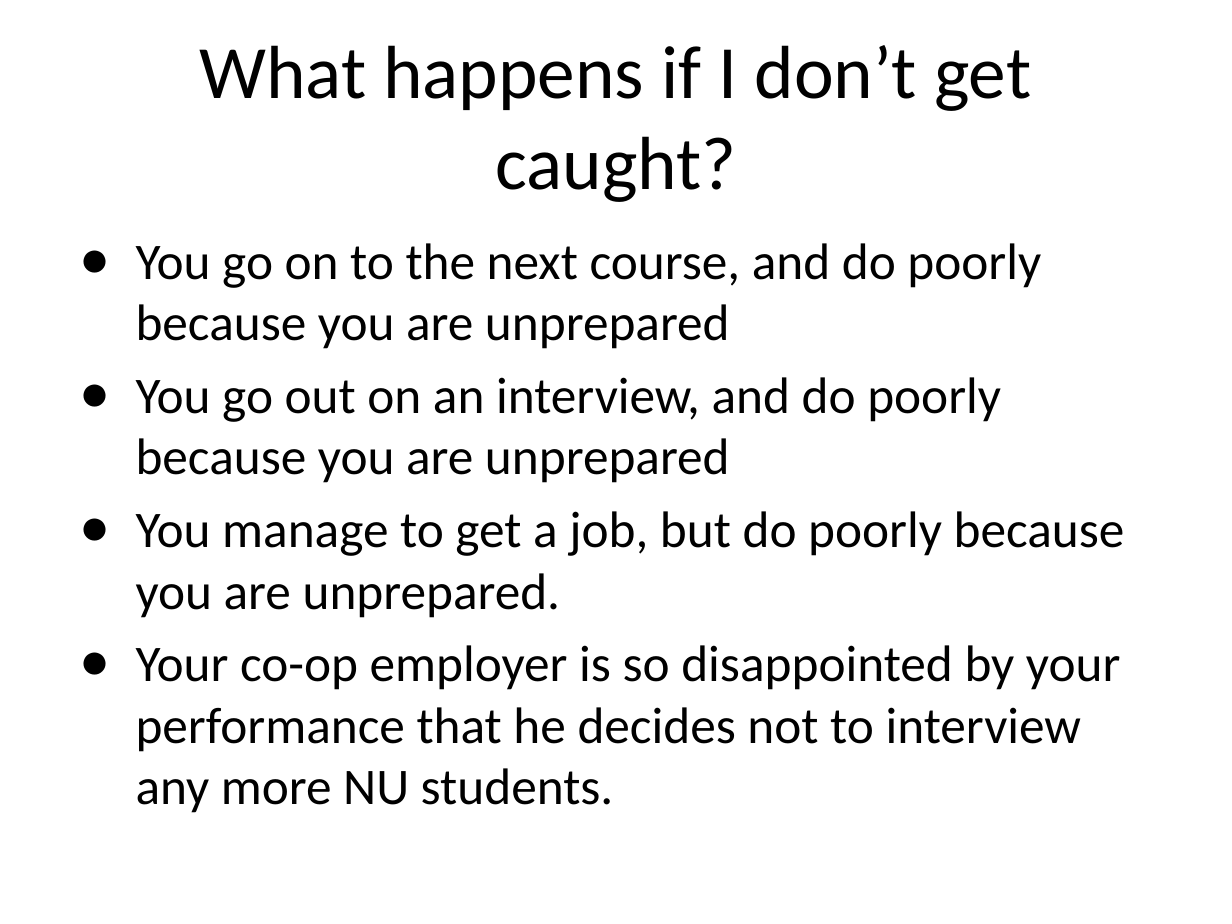
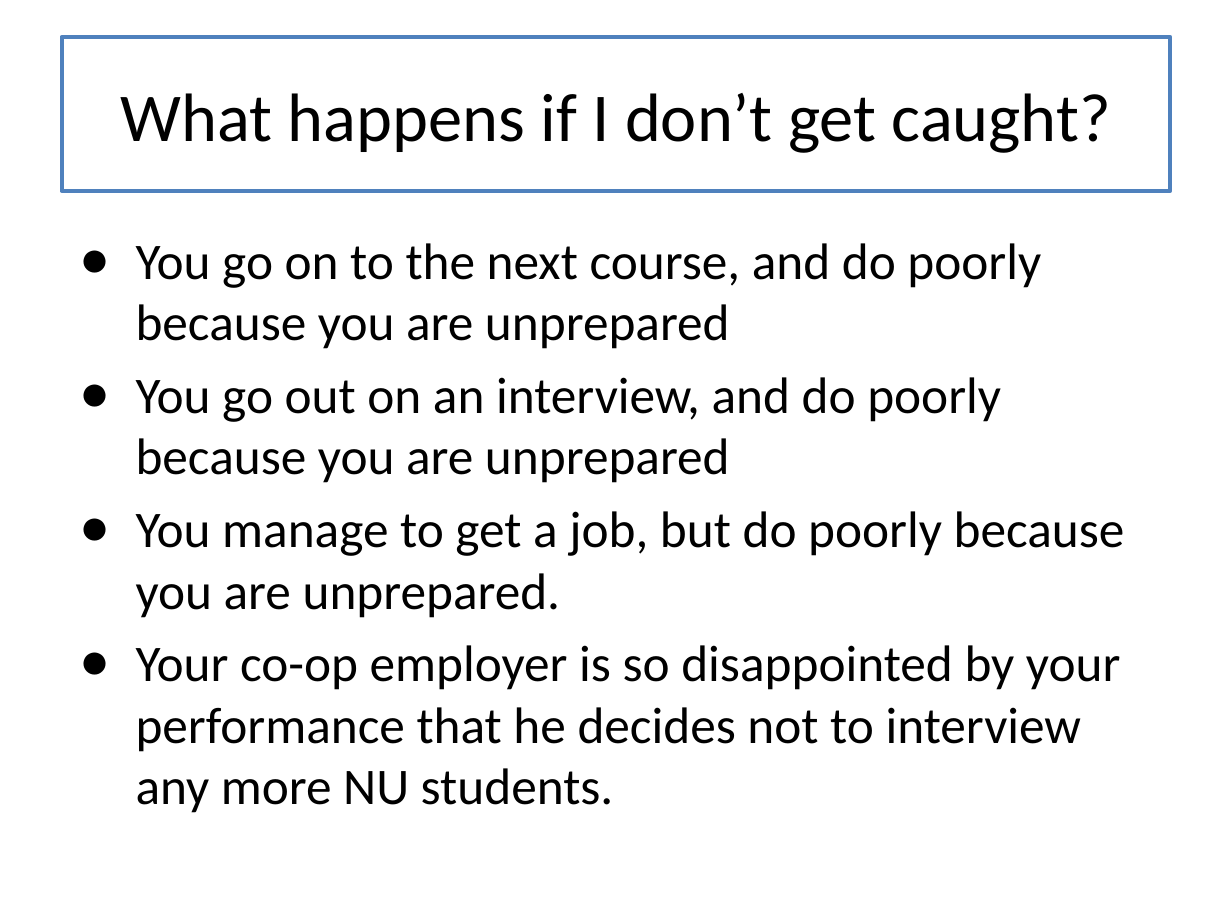
Before and after one commit to mwand/cs5010f16, a slide deck: slide 12 of Slides/Lesson 0.3 Academic Honesty.pptx. Drawn at 1232x924 pixels with LibreOffice and Linux fonts; fonts in the diff are those of the drawing. Boxes give left, top, right and bottom in pixels: in the first picture for what was removed or moved away, otherwise in the second. Text is boxed around its words. In the diff, an @@ line names an element or a change of style, - is before the commit and + after.

```diff
--- a/Slides/Lesson 0.3 Academic Honesty.pptx
+++ b/Slides/Lesson 0.3 Academic Honesty.pptx
@@ title "What happens if I don’t ...": place and size @@
-title "What happens if I don’t ..." at bbox=[199, 45, 1031, 202]
+title "What happens if I don’t ..." at bbox=[62, 37, 1170, 191]
@@ title "What happens if I don’t ..." at bbox=[62, 37, 1170, 191]: size 44 to 40 pt; outline none to #4F81BD 2.25 pt @@
```
Also in this commit, not shown: 13 other slides changed, 4 other files.
